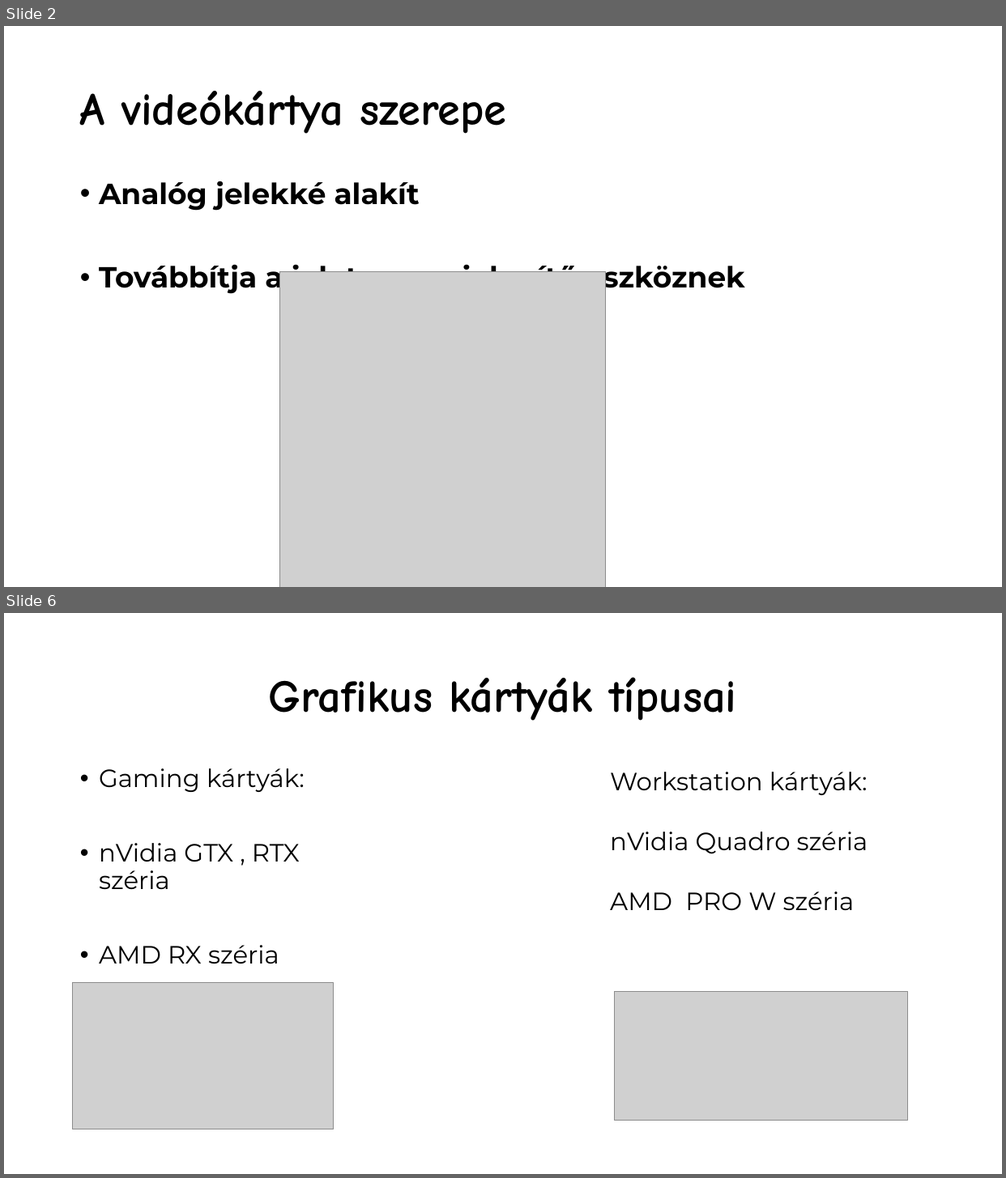
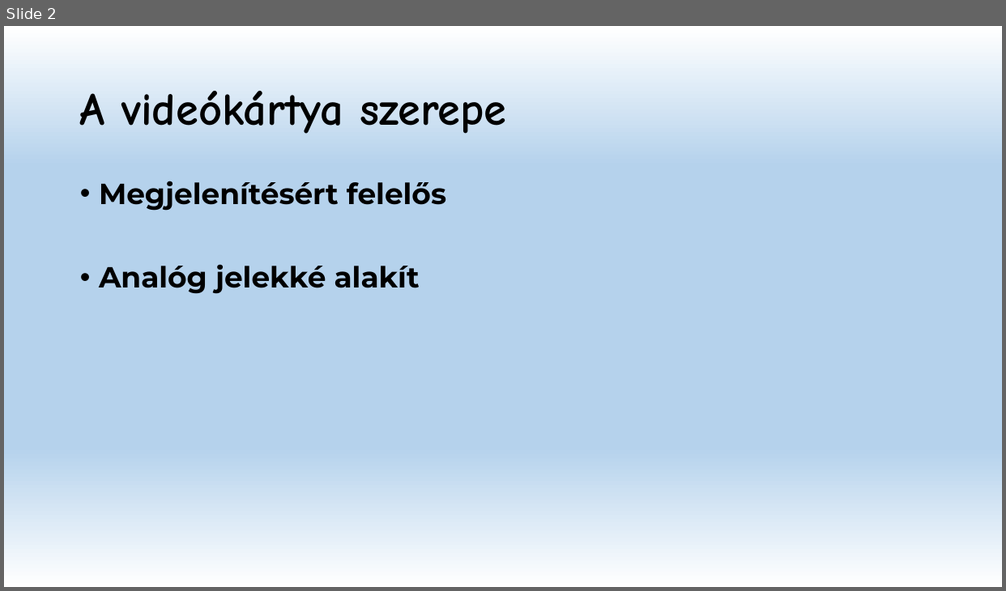
Before and after one commit to Sauher/SchauerRepo, a slide deck: Videókártya.pptx. Shown one above the other, each under a label of ours: slides 2 and 6 before the commit, slide 2 after it; the slides between them are not shown. The pictures are 1006x1178 and 1006x591 pixels, drawn with LibreOffice and Linux fonts; fonts in the diff are those of the drawing; grey boxes stand for pictures; background and template pictures are left out. Boxes give left, top, right and bottom in pixels: in the first picture for what was removed or moved away, otherwise in the second. Text is boxed around its words. In the diff, an @@ line names an element or a change of style, - is before the commit and + after.

```diff
--- a/Videókártya.pptx
+++ b/Videókártya.pptx
@@ slide 6 removed at (x1=4, y1=613, x2=1002, y2=1174), background picture (left out) @@
@@ title removed at (x1=269, y1=677, x2=736, y2=721) @@
-Grafikus kártyák típusai
@@ text removed at (x1=99, y1=769, x2=305, y2=964) @@
-• Gaming kártyák:
-• nVidia GTX , RTX széria
-• AMD RX széria
@@ text removed at (x1=610, y1=772, x2=868, y2=911) @@
-Workstation kártyák:
-nVidia Quadro széria
-AMD PRO W széria
@@ picture removed at (x1=73, y1=983, x2=334, y2=1130) @@
@@ picture removed at (x1=615, y1=992, x2=908, y2=1121) @@
@@ slide 2 changed as well @@
@@ background picture (left out) to gradient #FFFFFF to #B5D2EC @@
@@ text at (x1=99, y1=181, x2=446, y2=211): paragraph added @@
+• Megjelenítésért felelős
@@ text at (x1=99, y1=260, x2=745, y2=296): paragraph removed @@
-• Továbbítja a jelet a megjelenítő eszköznek
@@ picture removed at (x1=280, y1=272, x2=606, y2=587) @@
```
Also in this commit, not shown: 2 other slides changed, 5 slides added, 3 other slides removed.
